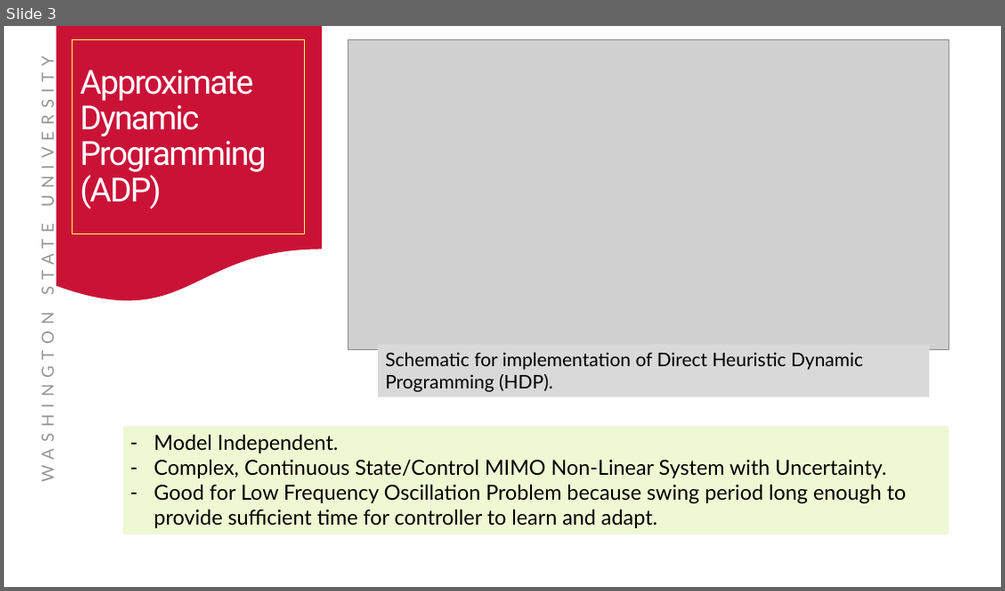
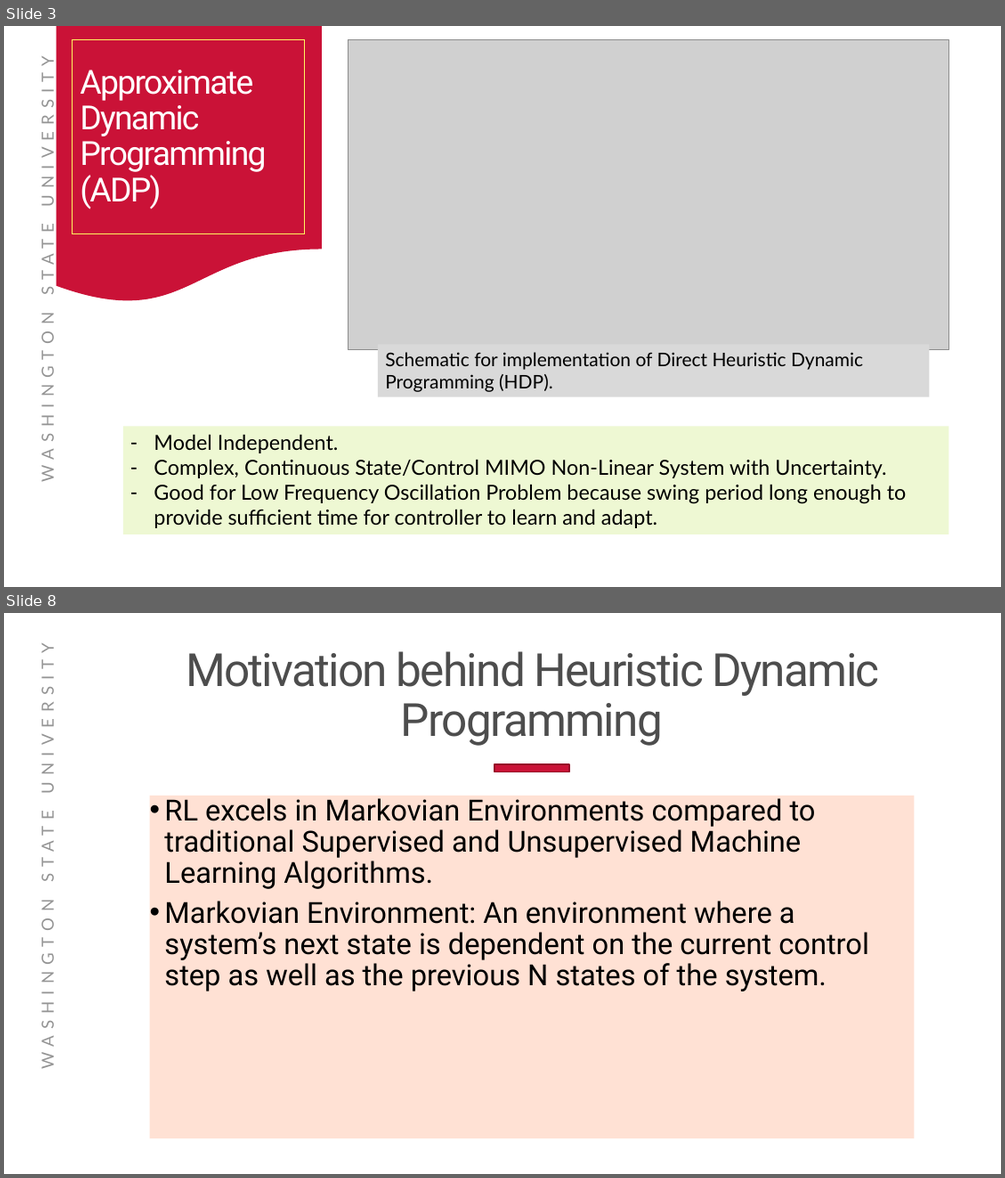
Before and after one commit to Realife-Brahmin/structured_courses, a slide deck: ee523/evaluation/p/ee523_project_presentation_aryan_ritwajeet_jha.pptx. Shown one above the other, each under a label of ours: slide 3 before the commit, slides 3 and 8 after it; the slides between them are not shown. The pictures are 1005x591 and 1005x1178 pixels, drawn with LibreOffice and Linux fonts; fonts in the diff are those of the drawing; grey boxes stand for pictures; background and template pictures are left out. Boxes give left, top, right and bottom in pixels: in the first picture for what was removed or moved away, otherwise in the second. Text is boxed around its words. In the diff, an @@ line names an element or a change of style, - is before the commit and + after.

Commit message:
Some motivation behind HDP added.

```diff
--- a/ee523/evaluation/p/ee523_project_presentation_aryan_ritwajeet_jha.pptx
+++ b/ee523/evaluation/p/ee523_project_presentation_aryan_ritwajeet_jha.pptx
@@ slide 8 added at box(4, 613, 1001, 1174), background #FFFFFF; not listed: 1 template element that a slide beside it also shows @@
@@ title added at box(186, 651, 879, 746), 44 pt, text #4D4D4D @@
+Motivation behind Heuristic Dynamic Programming
@@ rectangle added at box(494, 765, 569, 772), fill #CA1237, outline #950D29 1.35 pt @@
@@ text added at box(150, 795, 914, 1139), fill #FFE1D4, 28 pt, text #000000 @@
+• RL excels in Markovian Environments compared to traditional Supervised and Unsupervised Machine Learning Algorithms.
+• Markovian Environment: An environment where a system’s next state is dependent on the current control step as well as the previous N states of the system.
```
Also in this commit, not shown: 1 slide changed, 4 other slides added, 1 other file.
